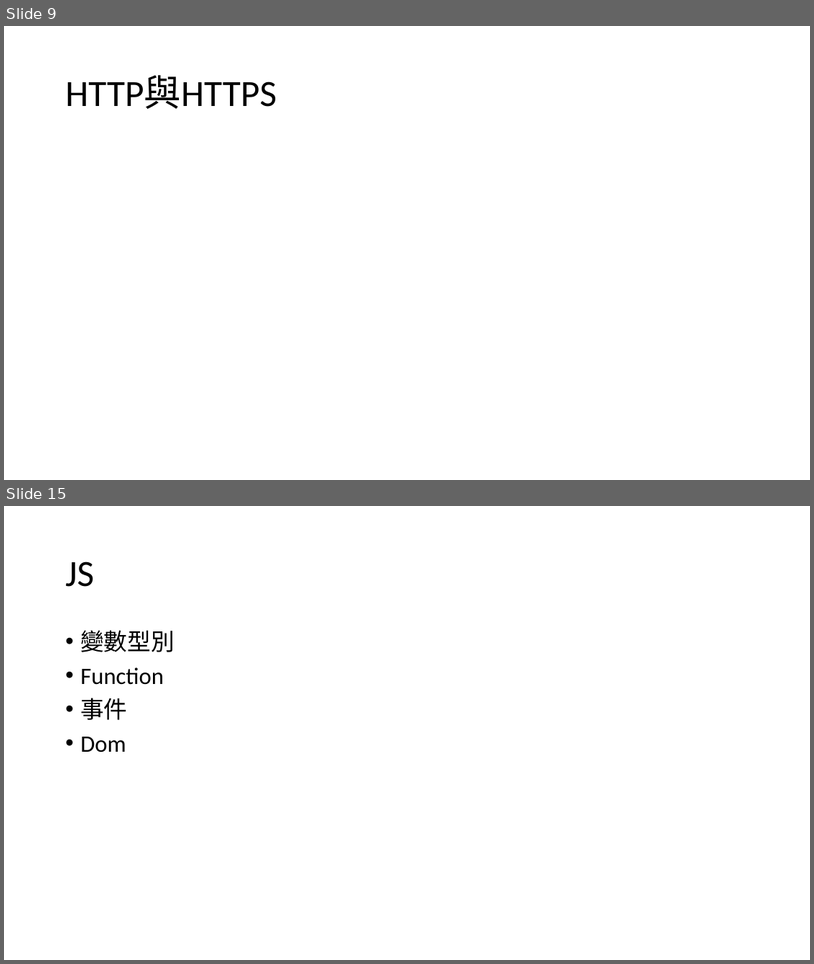
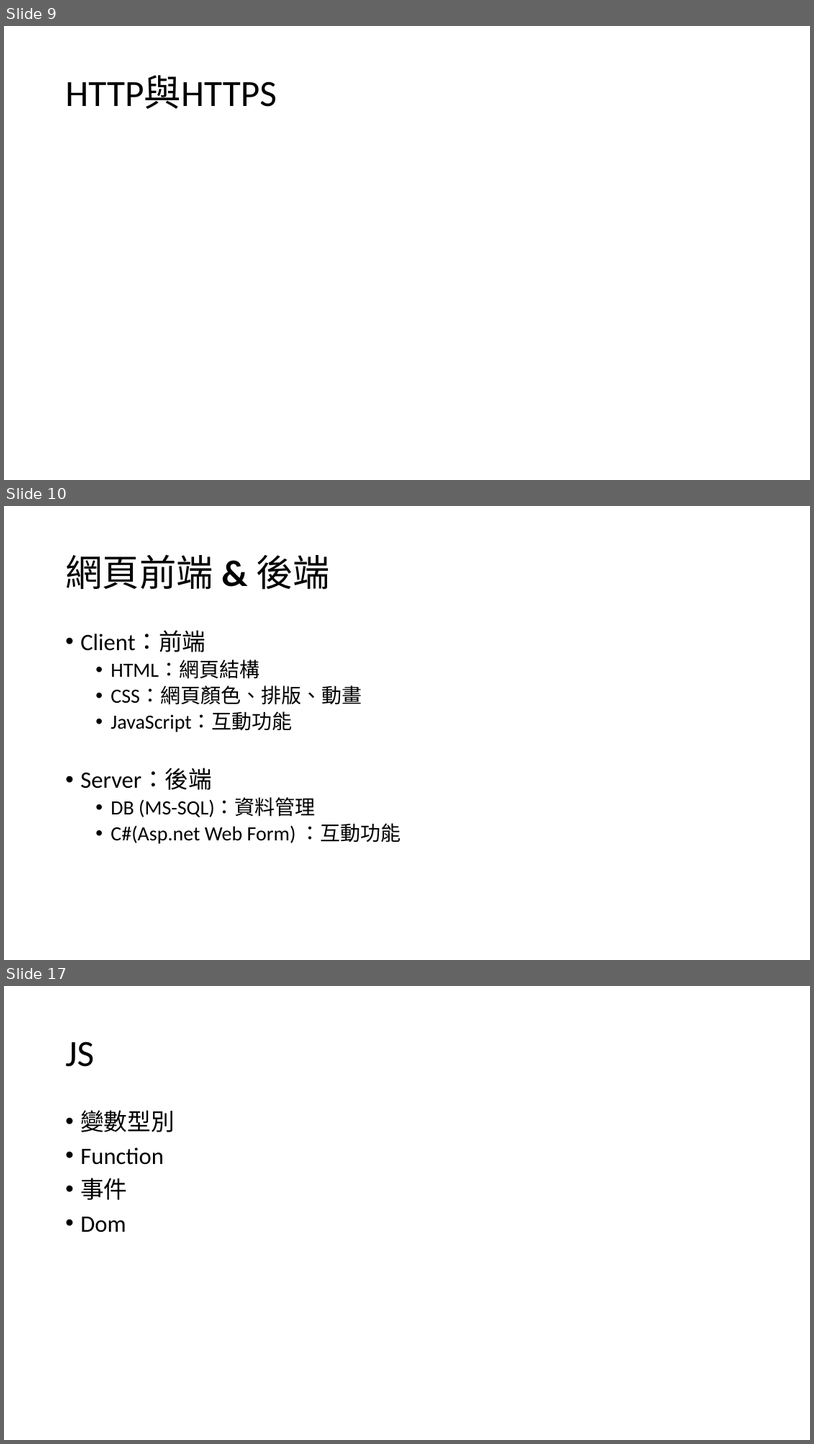
Before and after one commit to Q81JIAXIONG/-, a slide deck: 投影片/1.網頁基礎.pptx. Shown one above the other, each under a label of ours: slides 9 and 15 before the commit, slides 9, 10 and 17 after it; the slides between them are not shown. The pictures are 814x964 and 814x1444 pixels, drawn with LibreOffice and Linux fonts; fonts in the diff are those of the drawing. Boxes give left, top, right and bottom in pixels: in the first picture for what was removed or moved away, otherwise in the second. Text is boxed around its words. In the diff, an @@ line names an element or a change of style, - is before the commit and + after.

Commit message:
第一周教材 整理前端基礎範例與簡報

```diff
--- a/投影片/1.網頁基礎.pptx
+++ b/投影片/1.網頁基礎.pptx
@@ slide 10 added at <box>4,506,810,960</box>, background #FFFFFF @@
@@ title added at <box>65,554,330,590</box>, 44 pt, text #000000 @@
+網頁前端 & 後端
@@ text added at <box>80,631,401,844</box>, 24 pt, text #000000 @@
+• Client：前端
+  • HTML：網頁結構
+  • CSS：網頁顏色、排版、動畫
+  • JavaScript：互動功能
+• Server：後端
+  • DB (MS-SQL)：資料管理
+  • C#(Asp.net Web Form) ：互動功能
@@ what was slide 15 is now slide 17 @@
```
Also in this commit, not shown: 3 slides changed, 4 other slides added, 3 slides removed, 24 other files.
